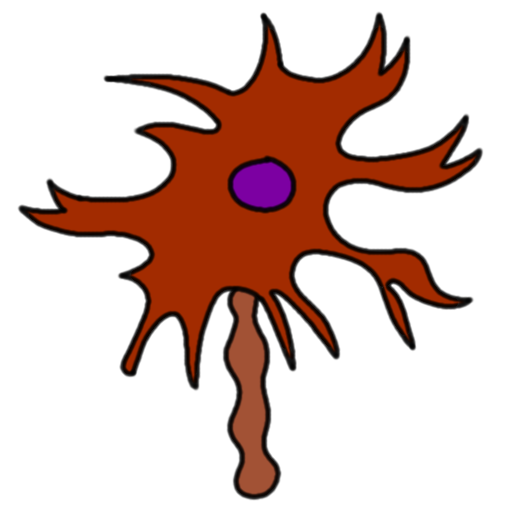
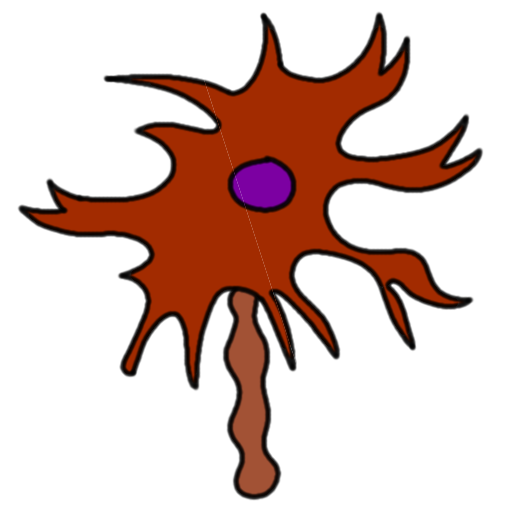
Layer changes from the first 512 x 512 image to the second:
added group "Mort" (1st of 2) with 4 layers above "Mort" over [204, 80, 297, 365]
added layer "noyau" (1st of 3, in "Mort") in group "Mort" over [204, 80, 297, 365]
added layer "axom" (1st of 3, in "Mort") in group "Mort" over [204, 80, 297, 365]
added layer "dentrite" (1st of 3, in "Mort") in group "Mort" over [204, 80, 297, 365]
added layer "couleur" (1st of 3, in "Mort") in group "Mort" over [204, 80, 297, 365]
added group "Mort" (2nd of 2) with 4 layers above "Vivant" over [204, 80, 297, 365]
added layer "noyau" (2nd of 3, in "Mort") in group "Mort" over [219, 128, 256, 240]
added layer "axom" (2nd of 3, in "Mort") in group "Mort" over [261, 256, 297, 365]
added layer "dentrite" (2nd of 3, in "Mort") in group "Mort" over [204, 80, 297, 365]
added layer "couleur" (2nd of 3, in "Mort") in group "Mort" over [204, 80, 297, 365]
moved "noyau" (3rd of 3, in "Vivant") into group "Vivant" over [219, 128, 262, 256]
moved "axom" (3rd of 3, in "Vivant") into group "Vivant", painted on it over [261, 256, 297, 365]
moved "dentrite" (3rd of 3, in "Vivant") into group "Vivant", painted on it over [204, 80, 297, 365]
moved "couleur" (3rd of 3, in "Vivant") into group "Vivant", painted on it over [204, 80, 297, 365]
